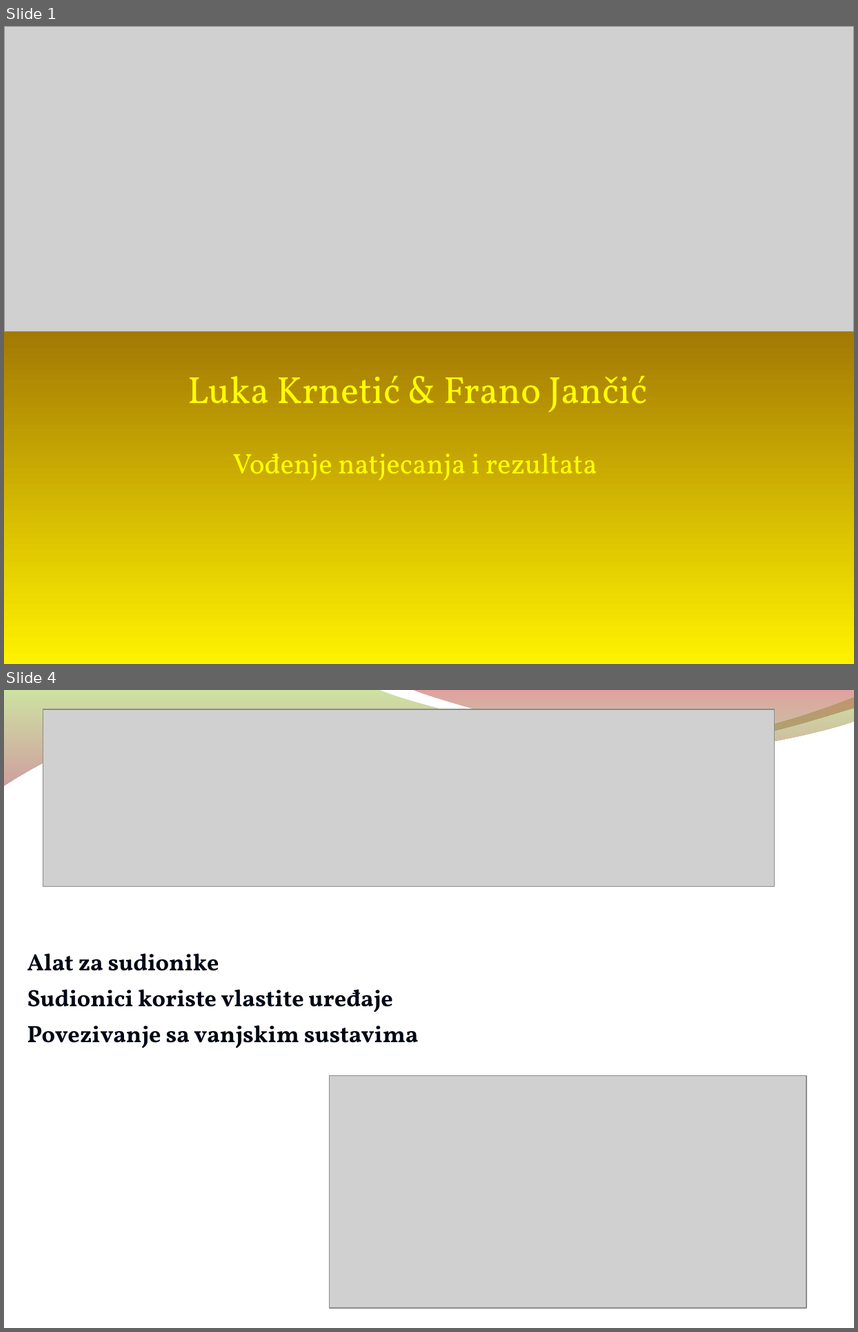
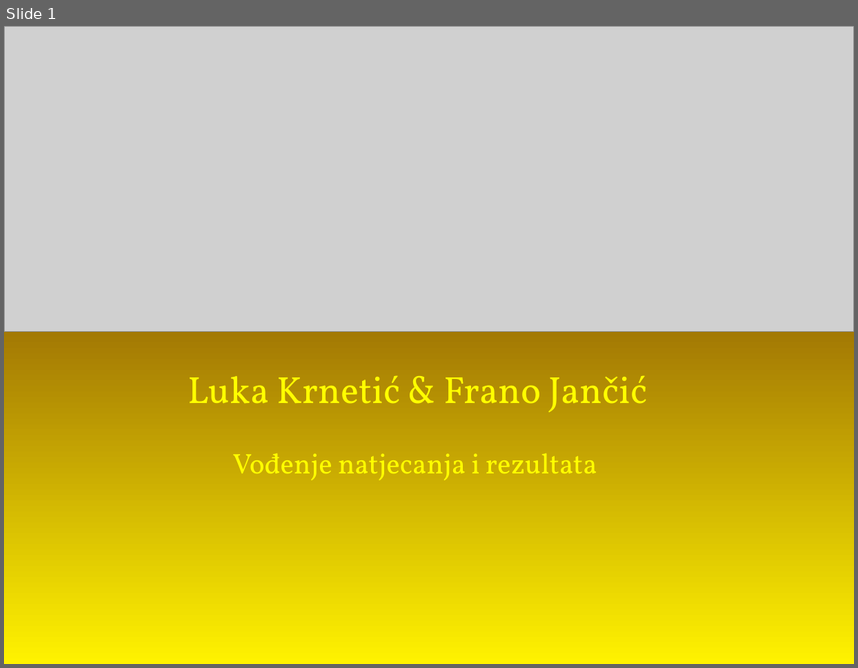
Before and after one commit to vidra74/Futura, a slide deck: Prezentacija/Demo_prosinac2014/Finale_liveScorer.odp. Shown one above the other, each under a label of ours: slides 1 and 4 before the commit, slide 1 after it; the slides between them are not shown. The pictures are 858x1332 and 858x668 pixels, drawn with LibreOffice and Linux fonts; fonts in the diff are those of the drawing; grey boxes stand for pictures; background and template pictures are left out. Boxes give left, top, right and bottom in pixels: in the first picture for what was removed or moved away, otherwise in the second. Text is boxed around its words. In the diff, an @@ line names an element or a change of style, - is before the commit and + after.

```diff
--- a/Prezentacija/Demo_prosinac2014/Finale_liveScorer.odp
+++ b/Prezentacija/Demo_prosinac2014/Finale_liveScorer.odp
@@ slide 4 removed at [4,690,854,1328], background picture (left out); not listed: 2 template elements that a slide beside it also shows @@
@@ picture removed at [43,709,774,887] @@
@@ text removed at [27,953,419,1048] @@
-Alat za sudionike
-Sudionici koriste vlastite uređaje
-Povezivanje sa vanjskim sustavima
@@ picture removed at [330,1075,806,1307] @@
```
Also in this commit, not shown: 7 slides added, 6 other slides removed, 11 other files.
